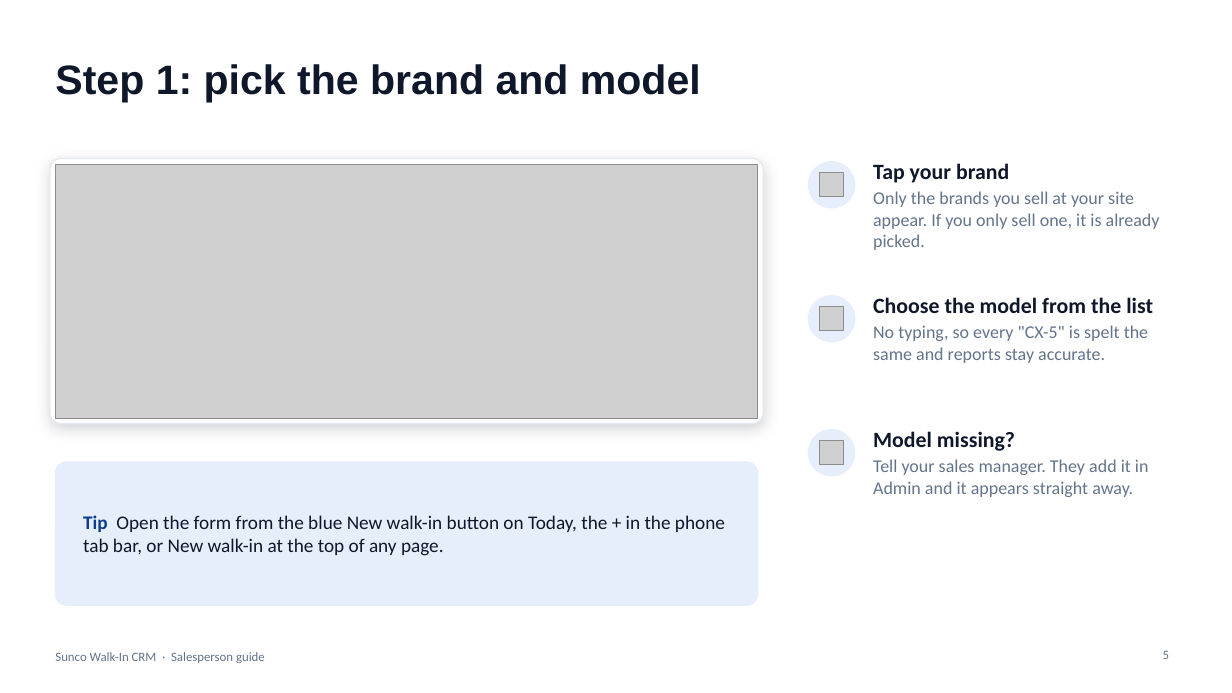
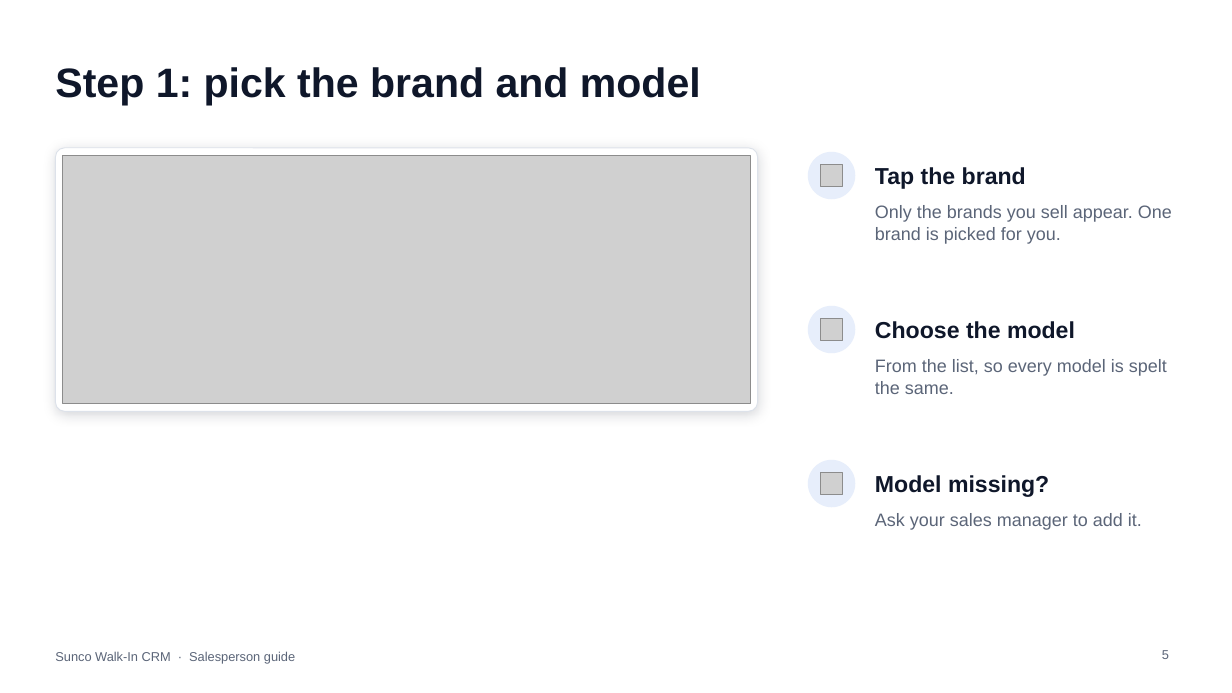
Before and after one commit to jakeeeecurran/walkin-management, a slide deck: slide 5 of docs/training/Sunco-Walk-In-CRM-Salesperson-Guide.pptx. Drawn at 1232x693 pixels with LibreOffice and Linux fonts; fonts in the diff are those of the drawing; grey boxes stand for pictures. Boxes give left, top, right and bottom in pixels: in the first picture for what was removed or moved away, otherwise in the second. Text is boxed around its words. In the diff, an @@ line names an element or a change of style, - is before the commit and + after.

```diff
--- a/docs/training/Sunco-Walk-In-CRM-Salesperson-Guide.pptx
+++ b/docs/training/Sunco-Walk-In-CRM-Salesperson-Guide.pptx
@@ rounded rectangle: place and size @@
-rounded rectangle at (50, 159, 763, 424)
+rounded rectangle at (55, 148, 758, 411)
@@ rounded rectangle at (55, 148, 758, 411): outline #E5E8EE 1 pt to #DDE2EA 0.75 pt; shadow changed; proportions changed @@
@@ picture: place and size @@
-picture at (55, 164, 758, 418)
+picture at (63, 155, 750, 404)
@@ ellipse: place and size @@
-ellipse at (809, 162, 855, 208)
+ellipse at (809, 152, 855, 199)
@@ picture: place and size @@
-picture at (820, 173, 844, 197)
+picture at (821, 165, 843, 187)
@@ text at (875, 167, 1026, 189): text changed; size 14 to 18 pt; font Calibri to Arial; text colour #64748B to #0F172A; bold on @@
-Tap your brand
-Only the brands you sell at your site appear. If you only sell one, it is already picked.
+Tap the brand
@@ text "Tap the brand" at (875, 167, 1026, 189): vertical alignment top to middle @@
@@ text added at (875, 205, 1172, 244), 14 pt, text #5B6578 @@
+Only the brands you sell appear. One brand is picked for you.
@@ ellipse: place and size @@
-ellipse at (809, 296, 855, 342)
+ellipse at (809, 307, 855, 353)
@@ picture removed at (820, 307, 844, 331) @@
@@ picture added at (821, 319, 843, 341) @@
@@ text added at (875, 321, 1075, 339), 18 pt, text #0F172A, bold @@
+Choose the model
@@ text at (875, 359, 1167, 394): text changed; font Calibri to Arial; text colour #64748B to #5B6578 @@
-Choose the model from the list
-No typing, so every "CX-5" is spelt the same and reports stay accurate.
+From the list, so every model is spelt the same.
@@ picture removed at (820, 441, 844, 465) @@
@@ rounded rectangle removed at (55, 462, 758, 605) @@
@@ ellipse: place and size @@
-ellipse at (809, 430, 855, 476)
+ellipse at (809, 460, 855, 506)
@@ picture added at (821, 472, 843, 494) @@
@@ text added at (875, 475, 1049, 497), 18 pt, text #0F172A, bold @@
+Model missing?
@@ text removed at (83, 515, 725, 556) @@
-Tip Open the form from the blue New walk-in button on Today, the + in the phone tab bar, or New walk-in at the top of any page.
@@ text at (875, 513, 1142, 530): text changed; font Calibri to Arial; text colour #64748B to #5B6578 @@
-Model missing?
-Tell your sales manager. They add it in Admin and it appears straight away.
+Ask your sales manager to add it.
@@ text "Sunco Walk-In CRM · Salesperson ..." at (55, 651, 295, 664): font Calibri to Arial, text colour #64748B to #5B6578 @@
@@ page number at (1162, 650, 1169, 659): font Calibri to Arial, text colour #64748B to #5B6578 @@
```
Also in this commit, not shown: 14 other slides changed, 2 slides added, 1 slide removed, 2 other files.
